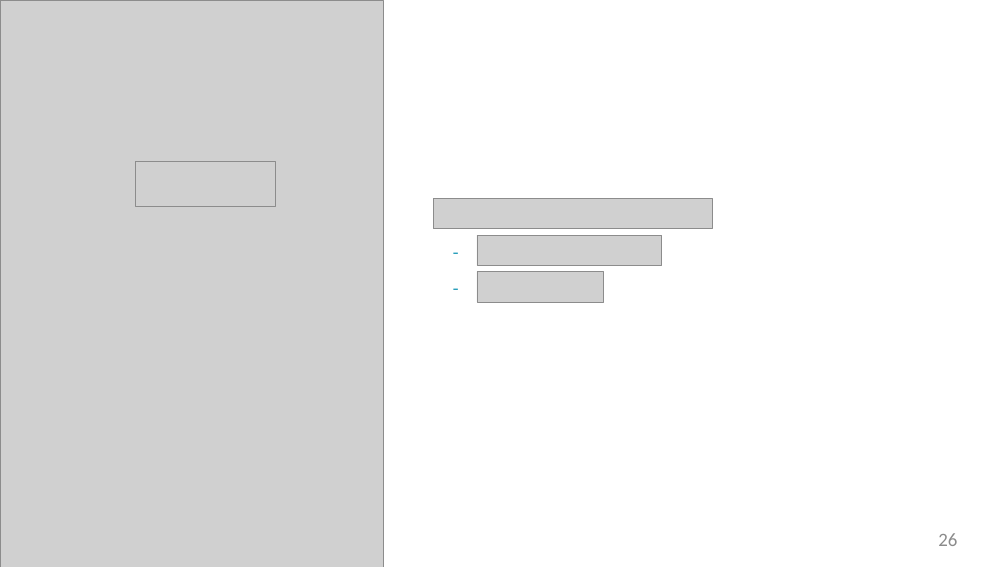
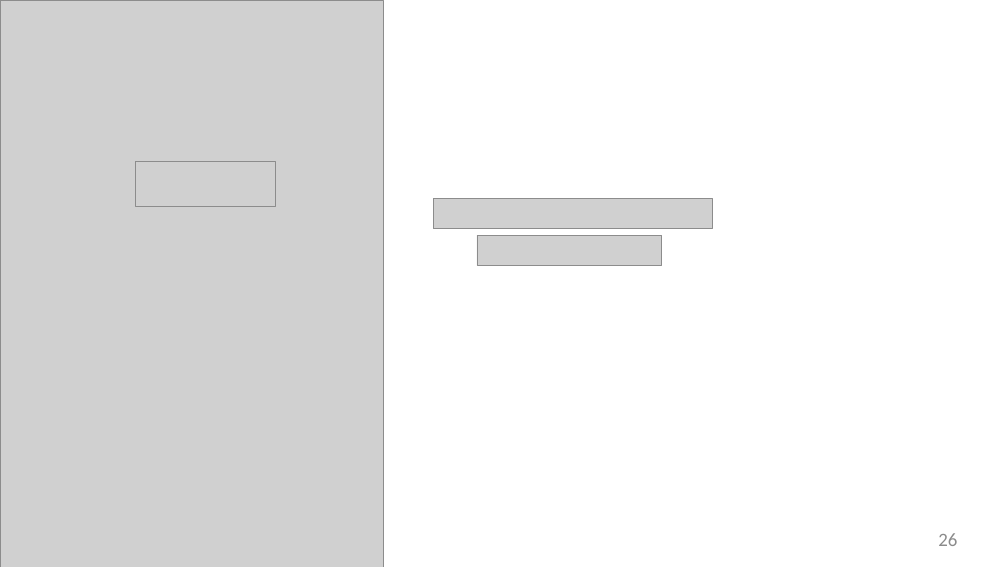
Before and after one commit to StevenJoseph19/Cloud-Computing, a slide deck: slide 26 of Day 5/Slides/3. Backing Up Volumes/backing-up-volumes-slides.pptx. Drawn at 1008x567 pixels with LibreOffice and Linux fonts; fonts in the diff are those of the drawing; grey boxes stand for pictures; background and template pictures are left out. Boxes give left, top, right and bottom in pixels: in the first picture for what was removed or moved away, otherwise in the second. Text is boxed around its words. In the diff, an @@ line names an element or a change of style, - is before the commit and + after.

```diff
--- a/Day 5/Slides/3. Backing Up Volumes/backing-up-volumes-slides.pptx
+++ b/Day 5/Slides/3. Backing Up Volumes/backing-up-volumes-slides.pptx
@@ text removed at <box>452,240,462,301</box> @@
--
--
@@ picture removed at <box>477,271,603,302</box> @@
```
Also in this commit, not shown: 2 slides added, 1 slide removed, 6 other files.
